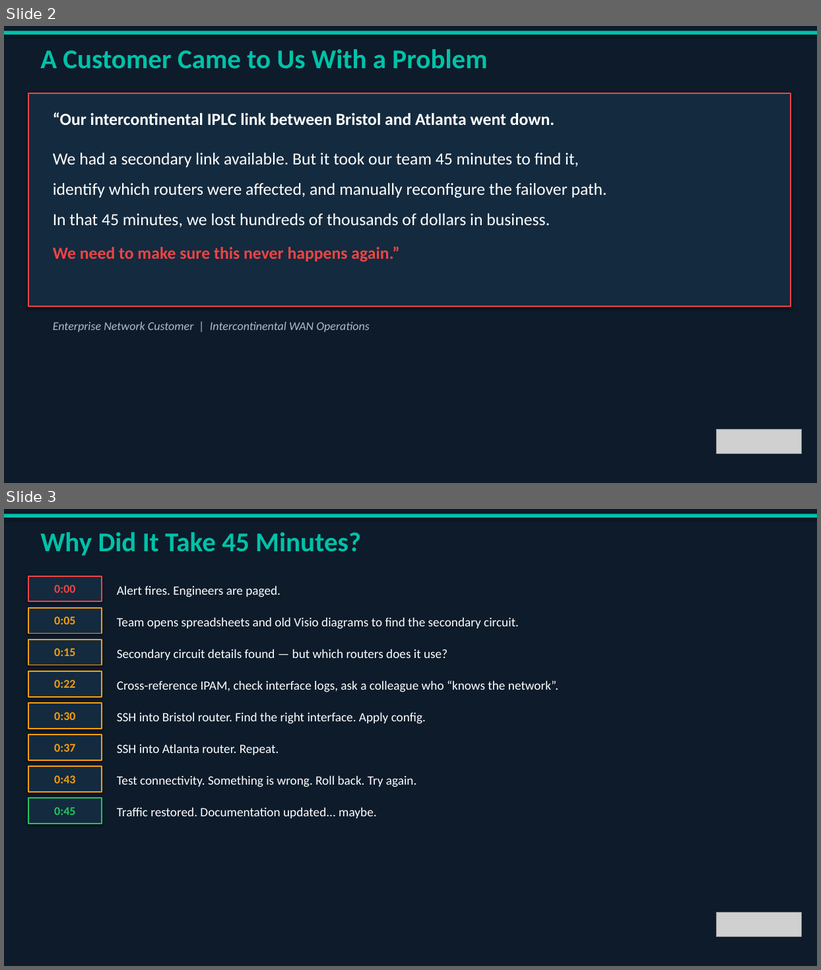
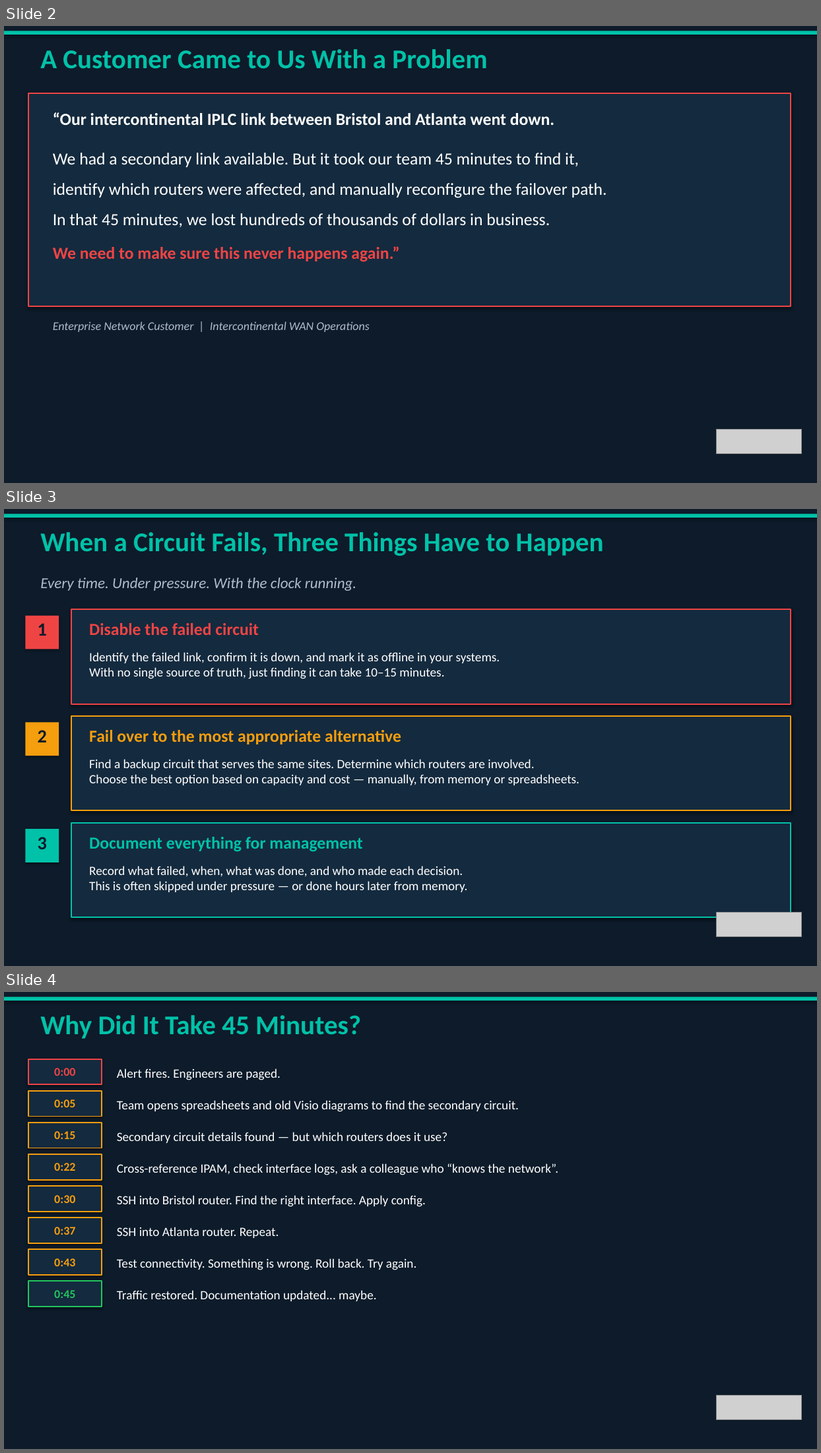
Before and after one commit to my0373/summit-netbox-circuits-demo, a slide deck: slides/Summit_Demo_Deck.pptx. Shown one above the other, each under a label of ours: slides 2 and 3 before the commit, slides 2, 3 and 4 after it. The pictures are 821x970 and 821x1453 pixels, drawn with LibreOffice and Linux fonts; fonts in the diff are those of the drawing; grey boxes stand for pictures. Boxes give left, top, right and bottom in pixels: in the first picture for what was removed or moved away, otherwise in the second. Text is boxed around its words. In the diff, an @@ line names an element or a change of style, - is before the commit and + after.

```diff
--- a/slides/Summit_Demo_Deck.pptx
+++ b/slides/Summit_Demo_Deck.pptx
@@ slide 3 added at (x1=4, y1=509, x2=817, y2=966), background #0D1B2A @@
@@ rectangle added at (x1=4, y1=514, x2=817, y2=518), fill #00C2A8 @@
@@ text added at (x1=40, y1=532, x2=604, y2=556), 32 pt, text #00C2A8, bold @@
+When a Circuit Fails, Three Things Have to Happen
@@ text added at (x1=40, y1=578, x2=356, y2=591), 18 pt, text #B0BCCC, italic @@
+Every time. Under pressure. With the clock running.
@@ rectangle added at (x1=25, y1=616, x2=59, y2=650), fill #EF4444 @@
@@ text added at (x1=38, y1=623, x2=47, y2=636), 22 pt, text #0D1B2A, bold @@
+1
@@ rectangle added at (x1=71, y1=609, x2=791, y2=704), fill #142A3E, outline #EF4444 1.5 pt @@
@@ text added at (x1=89, y1=623, x2=259, y2=635), 20 pt, text #EF4444, bold @@
+Disable the failed circuit
@@ text added at (x1=89, y1=652, x2=500, y2=679), 15 pt, text #FFFFFF @@
+Identify the failed link, confirm it is down, and mark it as offline in your systems.
+With no single source of truth, just finding it can take 10–15 minutes.
@@ rectangle added at (x1=25, y1=722, x2=59, y2=756), fill #F59E0E @@
@@ rectangle added at (x1=71, y1=716, x2=791, y2=811), fill #142A3E, outline #F59E0E 1.5 pt @@
@@ text added at (x1=38, y1=730, x2=47, y2=743), 22 pt, text #0D1B2A, bold @@
+2
@@ text added at (x1=89, y1=730, x2=401, y2=745), 20 pt, text #F59E0E, bold @@
+Fail over to the most appropriate alternative
@@ text added at (x1=89, y1=759, x2=580, y2=786), 15 pt, text #FFFFFF @@
+Find a backup circuit that serves the same sites. Determine which routers are involved.
+Choose the best option based on capacity and cost — manually, from memory or spreadsheets.
@@ rectangle added at (x1=71, y1=823, x2=791, y2=918), fill #142A3E, outline #00C2A8 1.5 pt @@
@@ rectangle added at (x1=25, y1=829, x2=59, y2=863), fill #00C2A8 @@
@@ text added at (x1=38, y1=837, x2=47, y2=850), 22 pt, text #0D1B2A, bold @@
+3
@@ text added at (x1=89, y1=837, x2=362, y2=852), 20 pt, text #00C2A8, bold @@
+Document everything for management
@@ text added at (x1=89, y1=866, x2=467, y2=892), 15 pt, text #FFFFFF @@
+Record what failed, when, what was done, and who made each decision.
+This is often skipped under pressure — or done hours later from memory.
@@ picture added at (x1=717, y1=913, x2=802, y2=937) @@
@@ what was slide 3 is now slide 4 @@
```
Also in this commit, not shown: 1 slide changed, 1 other file.
